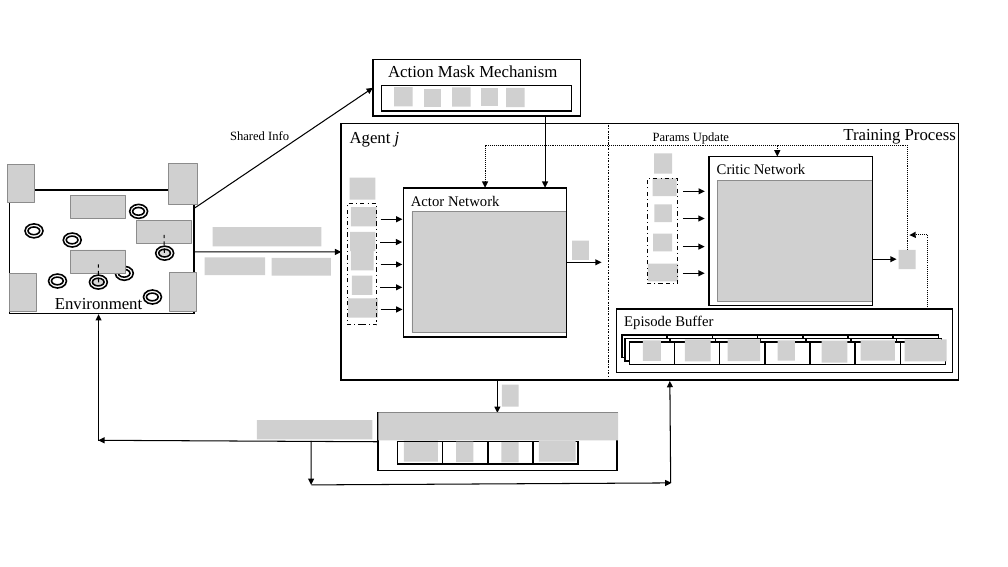
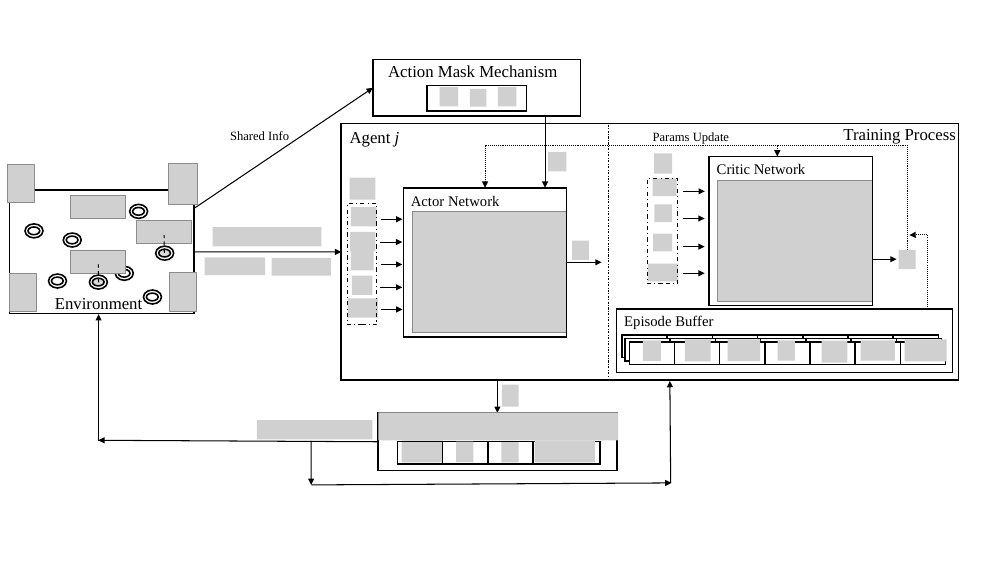
Before and after one commit to AkyuC/masterpaper_pic, a slide deck: slide 13 of 画图.pptx. Drawn at 1008x567 pixels with LibreOffice and Linux fonts; fonts in the diff are those of the drawing; grey boxes stand for pictures. Boxes give left, top, right and bottom in pixels: in the first picture for what was removed or moved away, otherwise in the second. Text is boxed around its words. In the diff, an @@ line names an element or a change of style, - is before the commit and + after.

```diff
--- a/画图.pptx
+++ b/画图.pptx
@@ group removed at (394, 87, 498, 107): 4 pictures @@
@@ rectangle: place and size @@
-rectangle at (381, 85, 572, 111)
+rectangle at (427, 85, 527, 111)
@@ picture added at (440, 87, 459, 106) @@
@@ picture added at (470, 89, 486, 107) @@
@@ picture added at (498, 87, 517, 106) @@
@@ picture: place and size @@
-picture at (507, 88, 526, 107)
+picture at (548, 152, 567, 171)
@@ picture: place and size @@
-picture at (404, 440, 438, 461)
+picture at (402, 440, 442, 462)
@@ rectangle: place and size @@
-rectangle at (533, 442, 578, 464)
+rectangle at (533, 442, 600, 464)
@@ picture: place and size @@
-picture at (539, 440, 576, 461)
+picture at (535, 440, 595, 462)
```
Also in this commit, not shown: 3 other slides changed, 8 other files.
